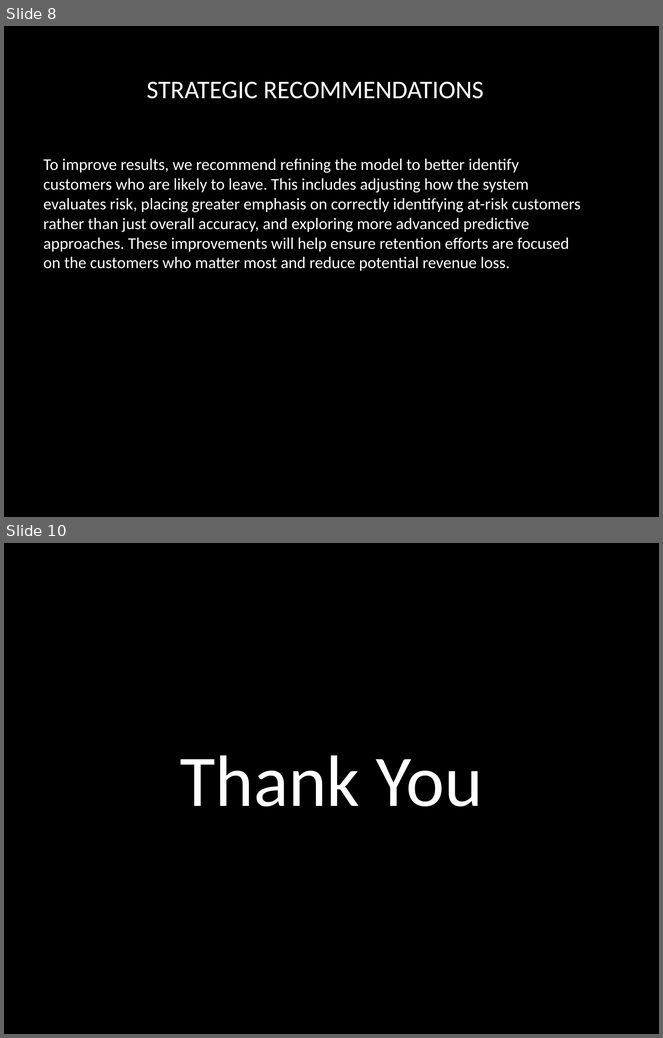
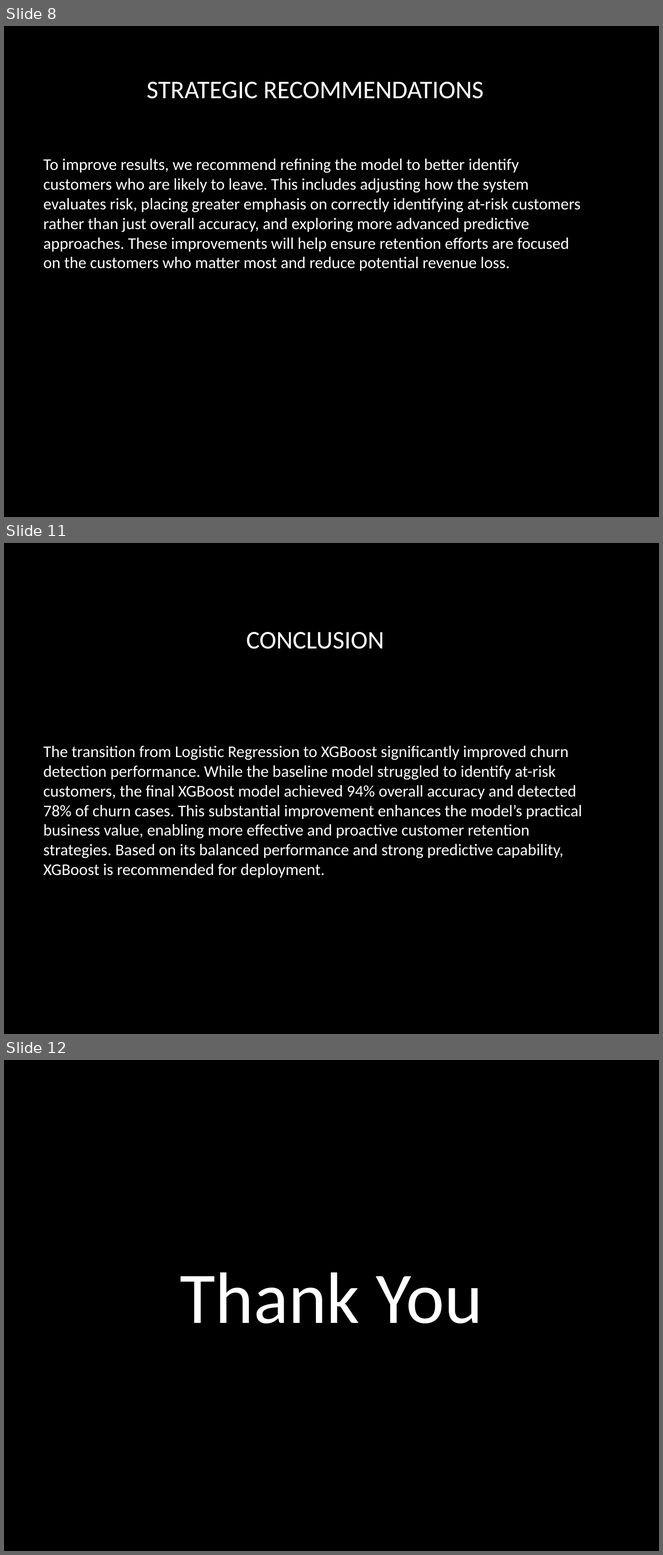
Before and after one commit to isaacrmacharia/Phase3_Project, a slide deck: SyriaTel_Churn_Executive_Presentation.pptx. Shown one above the other, each under a label of ours: slides 8 and 10 before the commit, slides 8, 11 and 12 after it; the slides between them are not shown. The pictures are 663x1038 and 663x1555 pixels, drawn with LibreOffice and Linux fonts; fonts in the diff are those of the drawing; background and template pictures are left out. Boxes give left, top, right and bottom in pixels: in the first picture for what was removed or moved away, otherwise in the second. Text is boxed around its words. In the diff, an @@ line names an element or a change of style, - is before the commit and + after.

Commit message:
Improved churn model with XGBoost tuning

```diff
--- a/SyriaTel_Churn_Executive_Presentation.pptx
+++ b/SyriaTel_Churn_Executive_Presentation.pptx
@@ slide 11 added at bbox=[4, 543, 659, 1034], background picture (left out) @@
@@ title added at bbox=[246, 632, 384, 649], 28 pt, text #FFFFFF @@
+CONCLUSION
@@ text added at bbox=[44, 746, 582, 878], 18 pt, text #FFFFFF @@
+The transition from Logistic Regression to XGBoost significantly improved churn detection performance. While the baseline model struggled to identify at-risk customers, the final XGBoost model achieved 94% overall accuracy and detected 78% of churn cases. This substantial improvement enhances the model’s practical business value, enabling more effective and proactive customer retention strategies. Based on its balanced performance and strong predictive capability, XGBoost is recommended for deployment.
@@ what was slide 10 is now slide 12 @@
```
Also in this commit, not shown: 1 slide changed, 1 other slide added, 1 other file.
